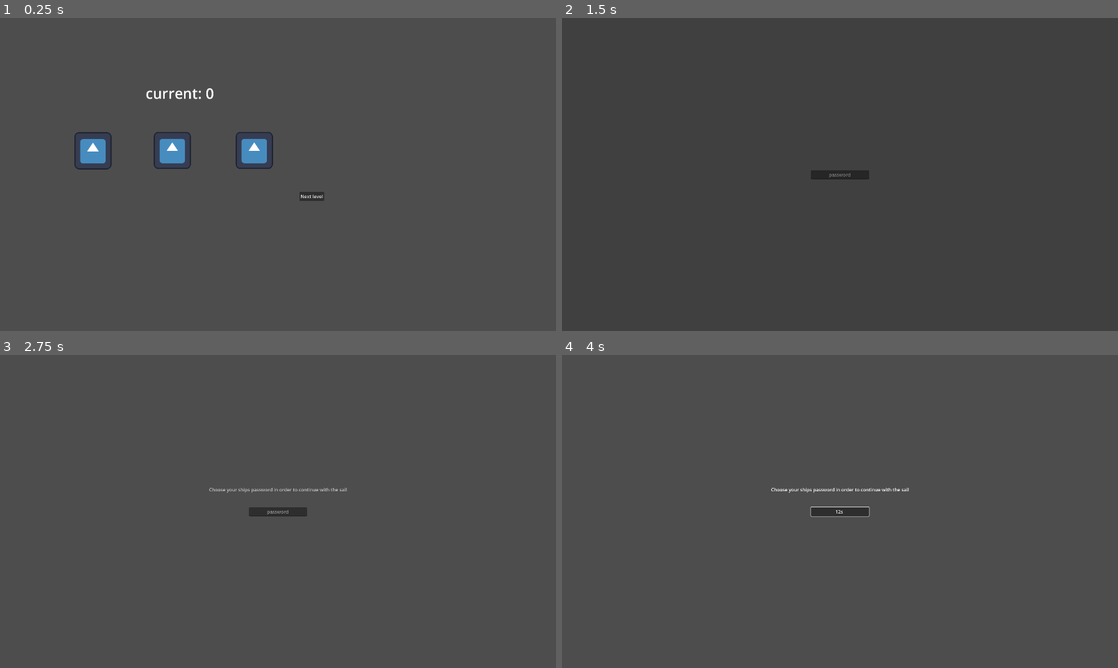
Above: before the commit, frames 1-4 (two rows, left to right).
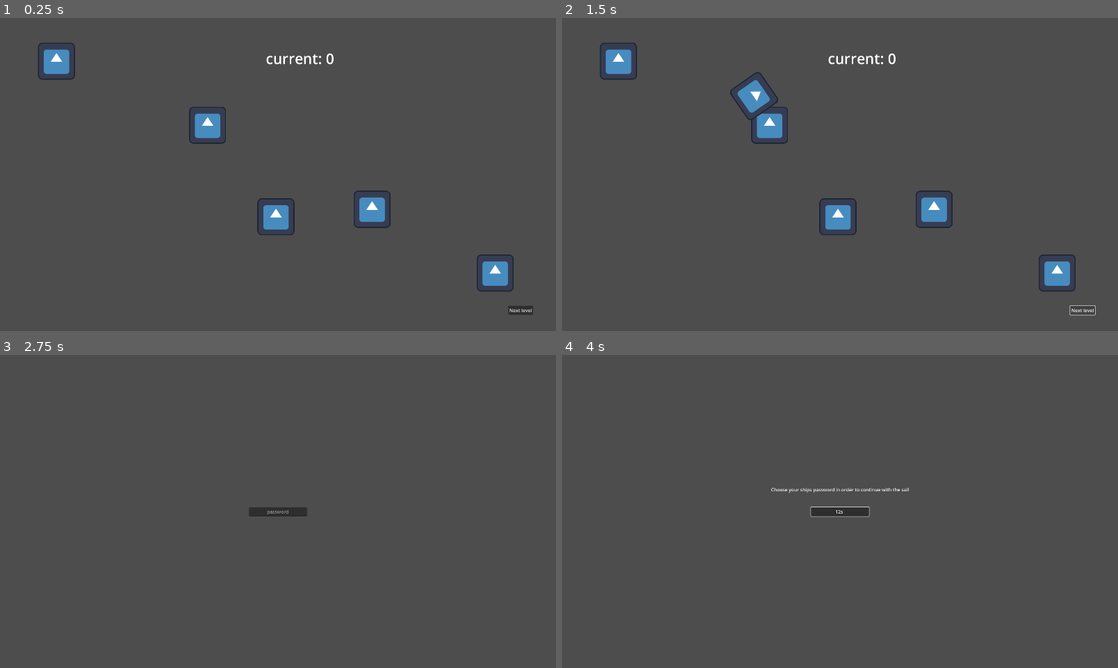
Above: after the commit, the same moments.

Repository: matouseek/game-jam-25
Game: Godot game, scene res://scenes/map.tscn
Two runs of this game, one before a commit and one after it. Both use one fixed random seed, a clock stepped at 60 frames per second and the inputs below. The project has no main scene, so this scene is started directly. The engine's default icon, where the game draws it, is replaced by a stand-in: a white triangle on a blue panel in a dark square. Sound files missing from this copy of the repository are replaced by a short silence.
Inputs (mouse positions are in pixels of both pictures, inside the frame that each line leads up to):
- Up to frame 1 (0.25 s): no input
- Up to frame 2 (1.5 s): click "Next level" at 0.5 s; click (1084, 309) at 1.25 s, where only the run after the commit has a clickable "Next level"
- Up to frame 3 (2.75 s): move the mouse to (400, 495) at 2.02 s; hold W (up) from 2.03 s (still down); tap Space (shoot) at 2.1 s
- Up to frame 4 (4 s): release W (up) at 2.75 s; click (840, 511) at 2.77 s; type "12" at 2.85 s; move the mouse to (728, 527) at 3.52 s; hold S (down) from 3.53 s (still down); tap Space (shoot) at 3.6 s

The runs differ from the first frame. In frame 1, 4.3% of the frame differs, in the area x 6-96%, y 8-95%; in frame 2, 3.2%; in frame 3, 0.1%; in frame 4, less than 0.1%.

Commit message:
Implement ship movement on map

Diff:
--- a/scenes/map.tscn
+++ b/scenes/map.tscn
@@ -1,17 +1,42 @@
-[gd_scene load_steps=3 format=3 uid="uid://bi5snt7xdwt5f"]
+[gd_scene load_steps=8 format=3 uid="uid://bi5snt7xdwt5f"]
 
 [ext_resource type="Script" path="res://scripts/map.gd" id="1_xhs4v"]
 [ext_resource type="Texture2D" uid="uid://urrf1pif5xgn" path="res://assets/icon_red.svg" id="2_swisp"]
+[ext_resource type="Texture2D" uid="uid://c6togn4of8yj8" path="res://assets/icon_yellow.svg" id="3_k8qq1"]
+
+[sub_resource type="Curve2D" id="Curve2D_erf43"]
+_data = {
+"points": PackedVector2Array(-7.11583, 1.66677, 7.11583, -1.66677, 208, 163, -121.687, -358.206, 121.687, 358.206, 719, 378)
+}
+point_count = 2
+
+[sub_resource type="Curve2D" id="Curve2D_dv8qn"]
+_data = {
+"points": PackedVector2Array(0.651787, -10.9355, -0.651787, 10.9355, 719, 379, -264.106, 39.22, 264.106, -39.22, 955, 701)
+}
+point_count = 2
+
+[sub_resource type="Curve2D" id="Curve2D_dygct"]
+_data = {
+"points": PackedVector2Array(0, 0, 0, 0, 956, 701, 0, 0, 0, 0, 1297, 666)
+}
+point_count = 2
+
+[sub_resource type="Curve2D" id="Curve2D_ebp10"]
+_data = {
+"points": PackedVector2Array(-4.60271, 0.901561, 4.60271, -0.901561, 1288, 665, 54.8449, -321.357, -54.8449, 321.357, 1710, 881)
+}
+point_count = 2
 
 [node name="Map" type="Node2D"]
 script = ExtResource("1_xhs4v")
 
 [node name="CurrentLevel" type="Label" parent="."]
 unique_name_in_owner = true
-offset_left = 503.0
-offset_top = 225.0
-offset_right = 543.0
-offset_bottom = 248.0
+offset_left = 918.0
+offset_top = 105.0
+offset_right = 1105.0
+offset_bottom = 174.0
 scale = Vector2(1.00123, 1)
 theme_override_font_sizes/font_size = 50
 text = "Current"
@@ -24,18 +49,18 @@
 
 [node name="0Math" type="TextureRect" parent="LevelIcons"]
 layout_mode = 0
-offset_left = 257.0
-offset_top = 394.0
-offset_right = 385.0
-offset_bottom = 522.0
+offset_left = 653.0
+offset_top = 306.0
+offset_right = 781.0
+offset_bottom = 434.0
 texture = ExtResource("2_swisp")
 
 [node name="1Sacrifice" type="TextureRect" parent="LevelIcons"]
 layout_mode = 0
-offset_left = 531.0
-offset_top = 393.0
-offset_right = 659.0
-offset_bottom = 521.0
+offset_left = 889.0
+offset_top = 622.0
+offset_right = 1017.0
+offset_bottom = 750.0
 texture = ExtResource("2_swisp")
 
 [node name="2ShootingBalls" type="TextureRect" parent="LevelIcons"]
@@ -45,16 +70,57 @@
 anchor_top = 12.773
 anchor_right = 16.128
 anchor_bottom = 12.773
-offset_left = 168.88
-offset_top = -117.92
-offset_right = 296.88
-offset_bottom = 10.08
+offset_left = 575.88
+offset_top = 85.08
+offset_right = 703.88
+offset_bottom = 213.08
 texture = ExtResource("2_swisp")
 
 [node name="NextButton" type="Button" parent="."]
-offset_left = 1034.0
-offset_top = 600.0
-offset_right = 1119.0
-offset_bottom = 631.0
+offset_left = 1755.0
+offset_top = 993.0
+offset_right = 1840.0
+offset_bottom = 1024.0
 scale = Vector2(1.00782, 1.00461)
 text = "Next level"
+
+[node name="Rome" type="Sprite2D" parent="."]
+position = Vector2(195, 149)
+texture = ExtResource("3_k8qq1")
+
+[node name="Zeroland" type="Sprite2D" parent="."]
+position = Vector2(1710, 880)
+texture = ExtResource("3_k8qq1")
+
+[node name="Ship" type="Sprite2D" parent="."]
+
+[node name="Curves" type="Node2D" parent="."]
+
+[node name="Path0" type="Path2D" parent="Curves"]
+position = Vector2(-3, -2)
+curve = SubResource("Curve2D_erf43")
+
+[node name="PathFollow2D" type="PathFollow2D" parent="Curves/Path0"]
+position = Vector2(208, 163)
+rotation = -0.230087
+
+[node name="Path1" type="Path2D" parent="Curves"]
+curve = SubResource("Curve2D_dv8qn")
+
+[node name="PathFollow2D" type="PathFollow2D" parent="Curves/Path1"]
+position = Vector2(719, 379)
+rotation = 1.63033
+
+[node name="Path3" type="Path2D" parent="Curves"]
+curve = SubResource("Curve2D_dygct")
+
+[node name="PathFollow2D" type="PathFollow2D" parent="Curves/Path3"]
+position = Vector2(956, 701)
+rotation = -0.102281
+
+[node name="Path4" type="Path2D" parent="Curves"]
+curve = SubResource("Curve2D_ebp10")
+
+[node name="PathFollow2D" type="PathFollow2D" parent="Curves/Path4"]
+position = Vector2(1288, 665)
+rotation = -0.193427
--- a/scenes/minigames/2shooting_balls.tscn
+++ b/scenes/minigames/2shooting_balls.tscn
@@ -15,16 +15,13 @@
 
 [node name="Target" parent="Targets" instance=ExtResource("4_t73cc")]
 position = Vector2(1111, 364)
-scale = Vector2(0.606164, 0.606164)
 
 [node name="Target2" parent="Targets" instance=ExtResource("4_t73cc")]
 position = Vector2(1387, 759)
-scale = Vector2(0.606164, 0.606164)
 ticks = 1.047
 
 [node name="Target3" parent="Targets" instance=ExtResource("4_t73cc")]
 position = Vector2(1613, 312)
-scale = Vector2(0.606164, 0.606164)
 ticks = 0.628
 
 [node name="SpaceToShoot" type="Label" parent="."]
--- a/scripts/map.gd
+++ b/scripts/map.gd
@@ -6,9 +6,14 @@
 const ICON_YELLOW : String = "res://assets/icon_yellow.svg"
 const ICON_RED : String = "res://assets/icon_red.svg"
 
+@onready var curves = $Curves
+
+const SHIP_MOVE_TIME = 1.0
+
 # Called when the node enters the scene tree for the first time.
 func _ready():
-	$NextButton.pressed.connect(func() : GM.map_completed.emit())
+	#$NextButton.pressed.connect(func() : GM.map_completed.emit())
+	$NextButton.pressed.connect(move_ship_next)
 	%CurrentLevel.text = "current: " + str(GM.current_level)
 	prep_icons()
 	set_icon_colors()
@@ -18,6 +23,26 @@
 	var uncasted := $LevelIcons.get_children()
 	for u in uncasted:
 		icons.append(u as TextureRect)
+
+func next_travel(index : int, start_ratio : float, end_ratio : float):
+	var curve = curves.get_child(index)
+	var path_follow = curve.get_node("PathFollow2D") as PathFollow2D
+	var sprite = Sprite2D.new()
+	sprite.texture = load("res://assets/icon.svg")
+	path_follow.add_child(sprite)
+	# chatgpt generated
+	path_follow.progress_ratio = start_ratio
+	var tween = get_tree().create_tween()
+	tween.tween_property(path_follow, "progress_ratio", end_ratio, SHIP_MOVE_TIME)
+	await tween.finished
+
+# animate ship moving to the next location
+func move_ship_next():
+	if not GM.travelling_back:
+		await next_travel(GM.current_level,0.0,1.0)
+	else:
+		await next_travel(GM.current_level+1,1.0,0.0)
+	GM.map_completed.emit()
 
 func set_icon_colors_forwards():
 	for i in range(len(icons)):
Not shown, changed: Notes/todo.md
